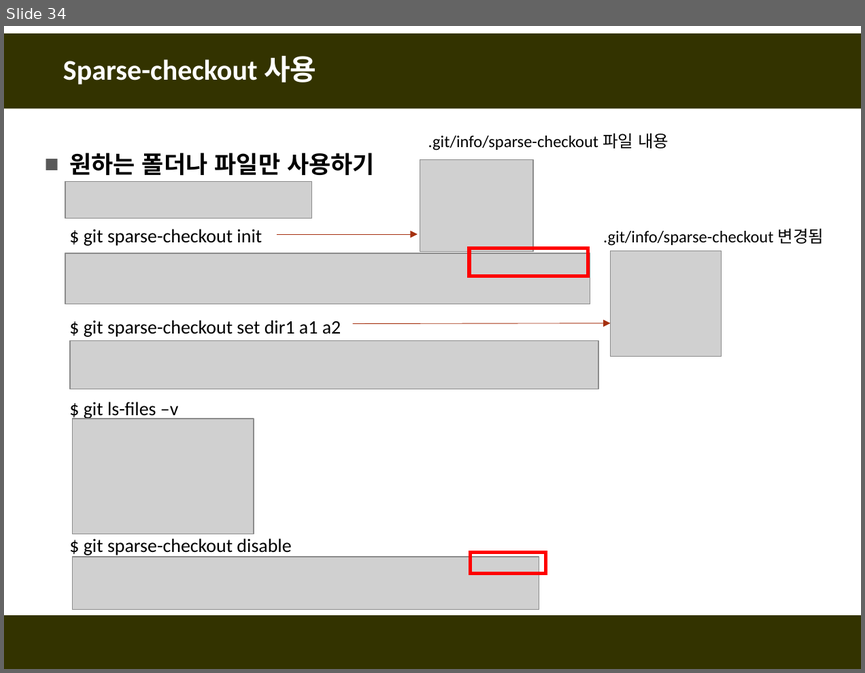
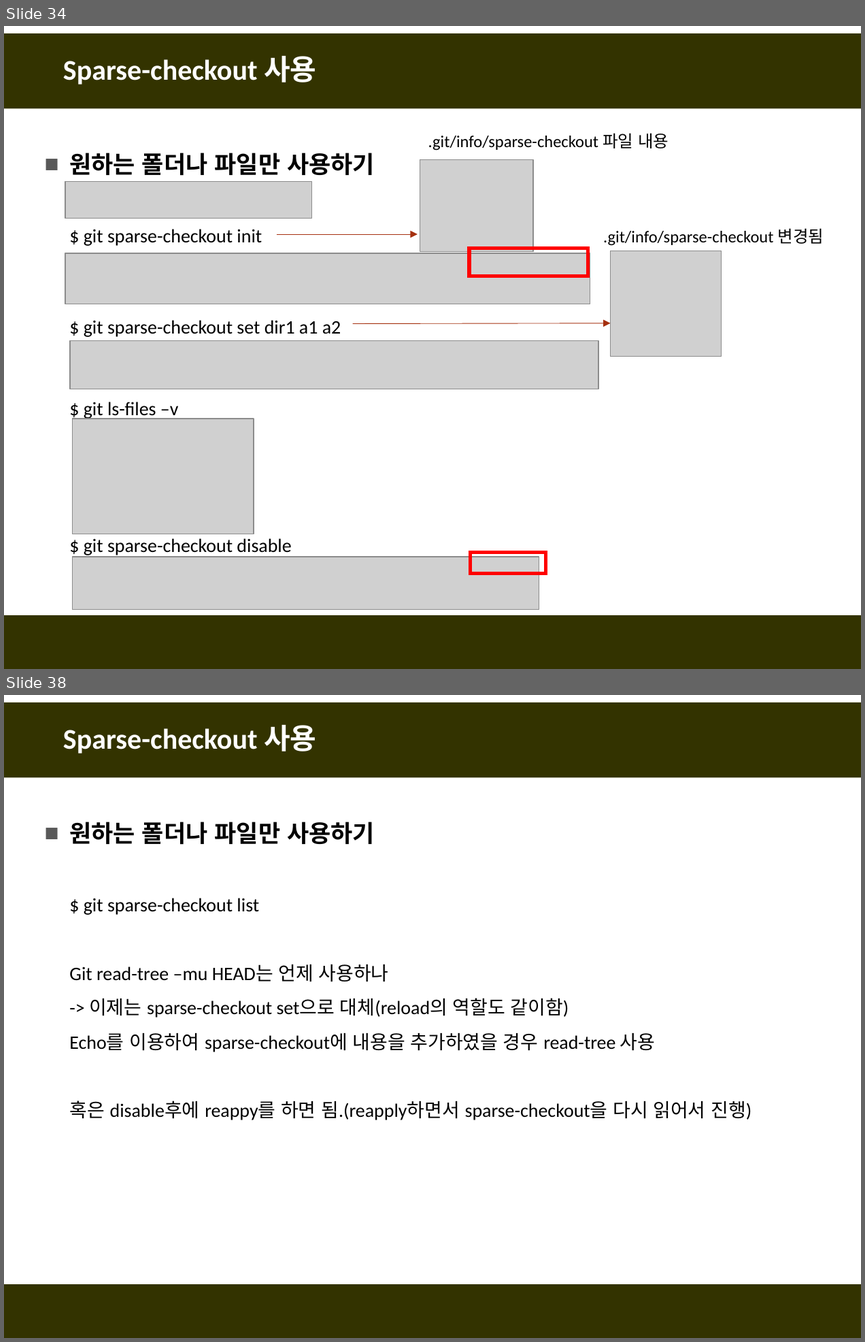
Before and after one commit to fasthill/github-lecture, a slide deck: git및github첫걸음11-명령어모음.pptx. Shown one above the other, each under a label of ours: slide 34 before the commit, slides 34 and 38 after it; the slides between them are not shown. The pictures are 865x673 and 865x1342 pixels, drawn with LibreOffice and Linux fonts; fonts in the diff are those of the drawing; grey boxes stand for pictures. Boxes give left, top, right and bottom in pixels: in the first picture for what was removed or moved away, otherwise in the second. Text is boxed around its words. In the diff, an @@ line names an element or a change of style, - is before the commit and + after.

```diff
--- a/git및github첫걸음11-명령어모음.pptx
+++ b/git및github첫걸음11-명령어모음.pptx
@@ slide 38 added at [4, 695, 861, 1338], background #FFFFFF; not listed: 2 template elements that a slide beside it also shows @@
@@ title added at [63, 724, 316, 753], 24 pt, text #FFFFFF, bold @@
+Sparse-checkout 사용
@@ text added at [69, 821, 751, 1120], 16 pt, text #000000 @@
+■ 원하는 폴더나 파일만 사용하기
+  $ git sparse-checkout list
+  Git read-tree –mu HEAD는 언제 사용하나
+  -> 이제는 sparse-checkout set으로 대체(reload의 역할도 같이함)
+  Echo를 이용하여 sparse-checkout에 내용을 추가하였을 경우 read-tree 사용
+  혹은 disable후에 reappy를 하면 됨.(reapply하면서 sparse-checkout을 다시 읽어서 진행)
```
Also in this commit, not shown: 2 slides changed, 2 other slides added.
